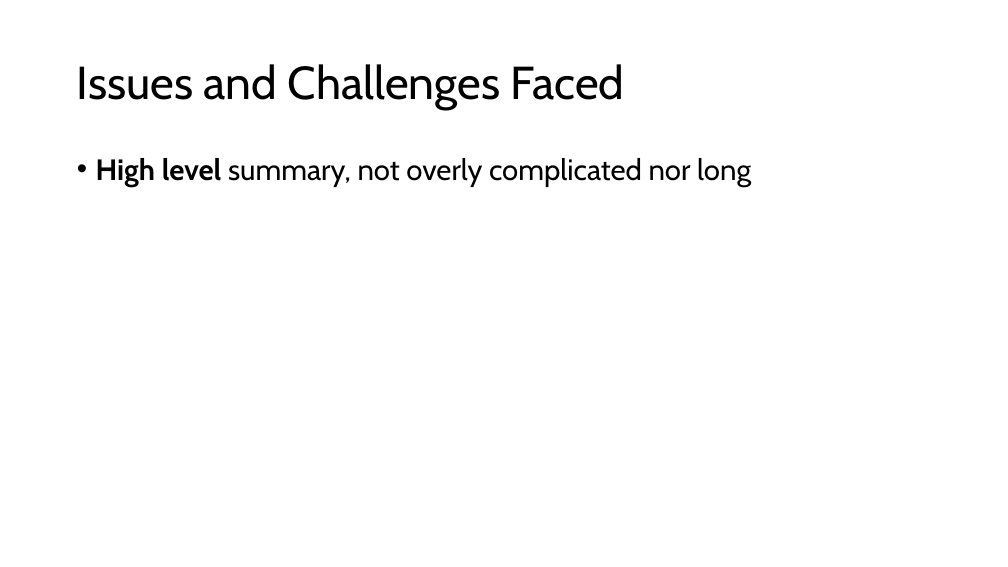
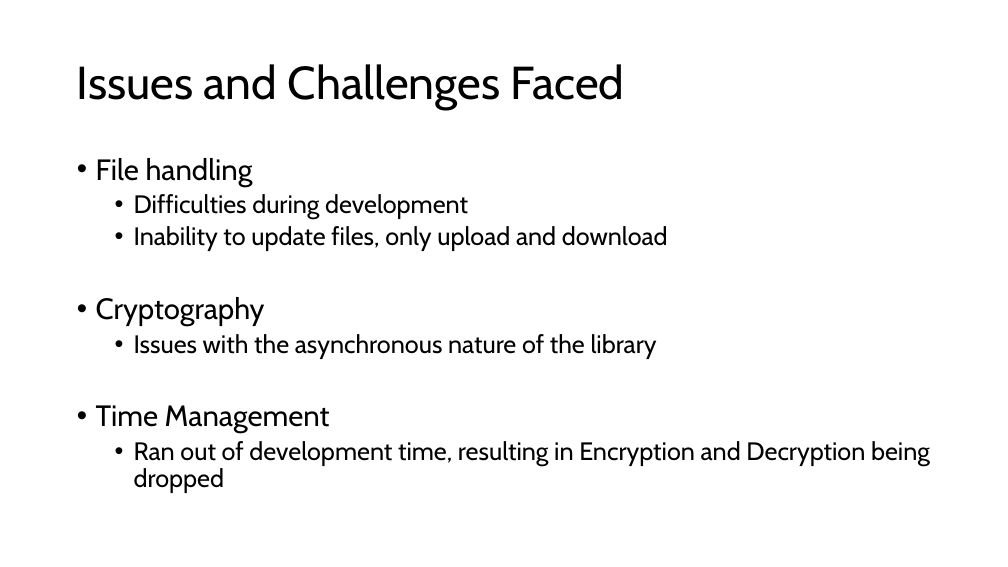
Before and after one commit to CentralC0re/COMP1004, a slide deck: slide 13 of Final Presentation.pptx. Drawn at 1008x567 pixels with LibreOffice and Linux fonts; fonts in the diff are those of the drawing. Boxes give left, top, right and bottom in pixels: in the first picture for what was removed or moved away, otherwise in the second. Text is boxed around its words. In the diff, an @@ line names an element or a change of style, - is before the commit and + after.

```diff
--- a/Final Presentation.pptx
+++ b/Final Presentation.pptx
@@ text at (x1=96, y1=158, x2=930, y2=493): text changed; size 28 to 24 pt @@
-• High level summary, not overly complicated nor long
+• File handling
+  • Difficulties during development
+  • Inability to update files, only upload and download
+• Cryptography
+  • Issues with the asynchronous nature of the library
+• Time Management
+  • Ran out of development time, resulting in Encryption and Decryption being dropped
```
